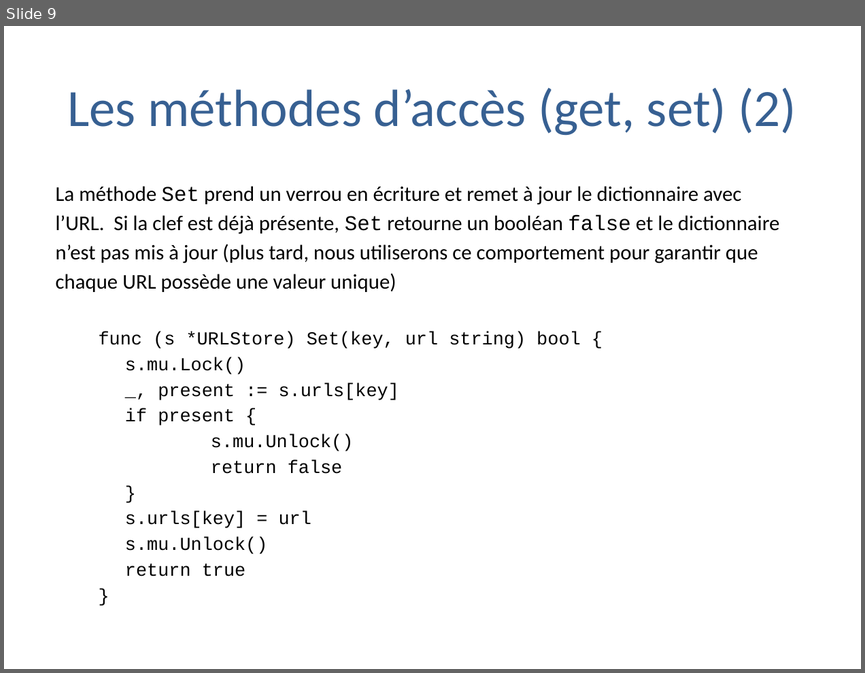
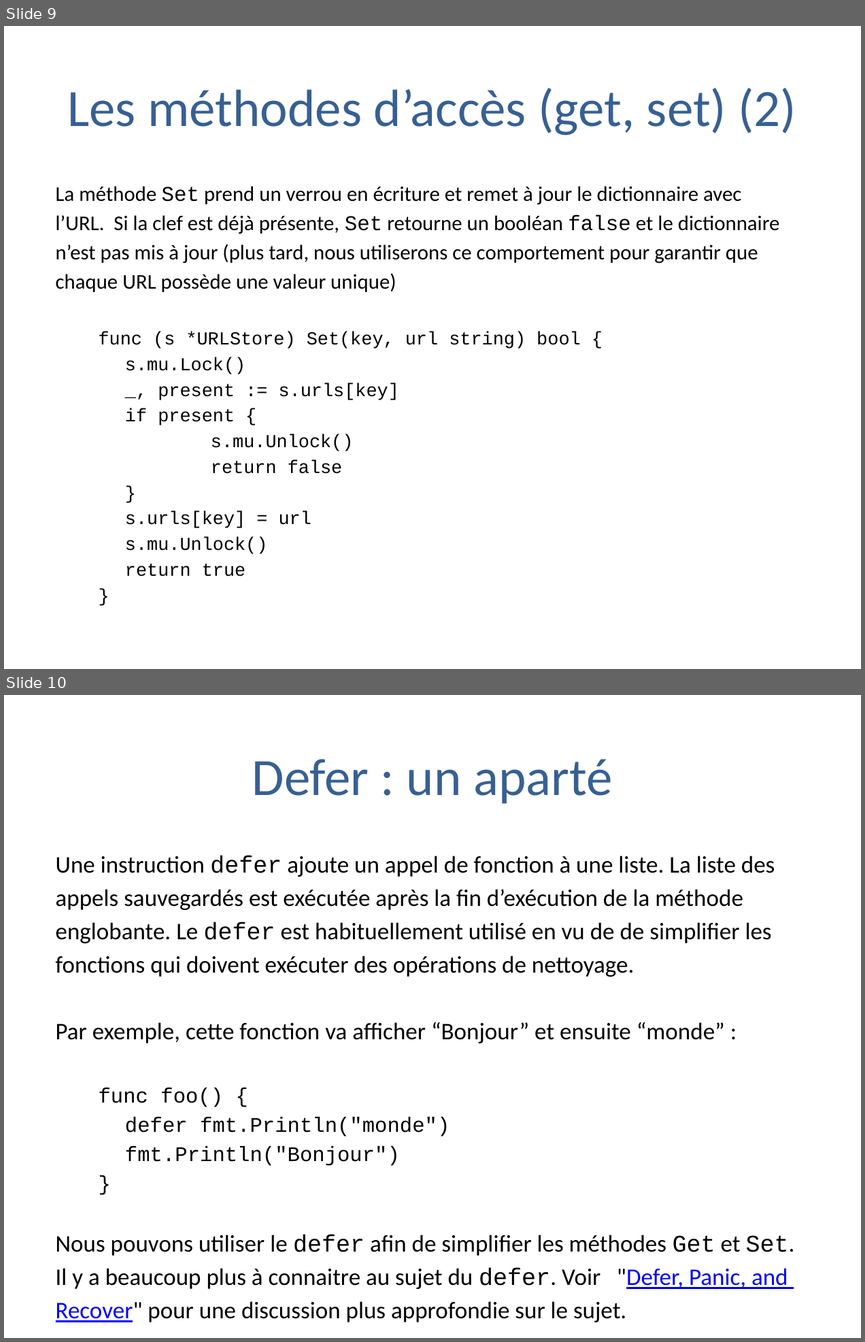
Before and after one commit to trash-anger/golang-france, a slide deck: Go-documentation/cours-general/Pratique de la programmation en go.pptx. Shown one above the other, each under a label of ours: slide 9 before the commit, slides 9 and 10 after it. The pictures are 865x673 and 865x1342 pixels, drawn with LibreOffice and Linux fonts; fonts in the diff are those of the drawing; background and template pictures are left out. Boxes give left, top, right and bottom in pixels: in the first picture for what was removed or moved away, otherwise in the second. Text is boxed around its words. In the diff, an @@ line names an element or a change of style, - is before the commit and + after.

```diff
--- a/Go-documentation/cours-general/Pratique de la programmation en go.pptx
+++ b/Go-documentation/cours-general/Pratique de la programmation en go.pptx
@@ slide 10 added at (4,695,861,1338), background #FFFFFF @@
@@ title added at (252,759,612,804), 44 pt, text #376092 @@
+Defer : un aparté
@@ text added at (56,855,795,1322), 20 pt, text #000000 @@
+Une instruction defer ajoute un appel de fonction à une liste. La liste des
+appels sauvegardés est exécutée après la fin d’exécution de la méthode
+englobante. Le defer est habituellement utilisé en vu de de simplifier les
+fonctions qui doivent exécuter des opérations de nettoyage.
+Par exemple, cette fonction va afficher “Bonjour” et ensuite “monde” :
+  func foo() {
+  defer fmt.Println("monde")
+  fmt.Println("Bonjour")
+  }
+Nous pouvons utiliser le defer afin de simplifier les méthodes Get et Set.
+Il y a beaucoup plus à connaitre au sujet du defer. Voir "Defer, Panic, and
+Recover" pour une discussion plus approfondie sur le sujet.
```
Also in this commit, not shown: 15 other slides added.
